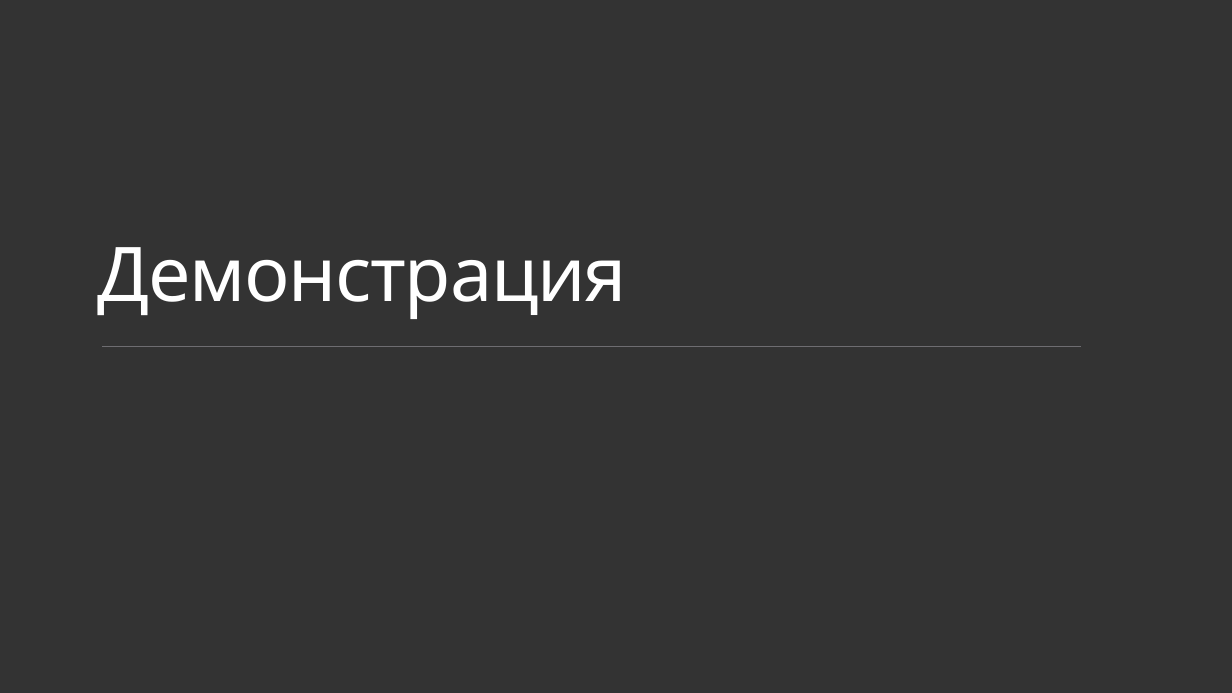
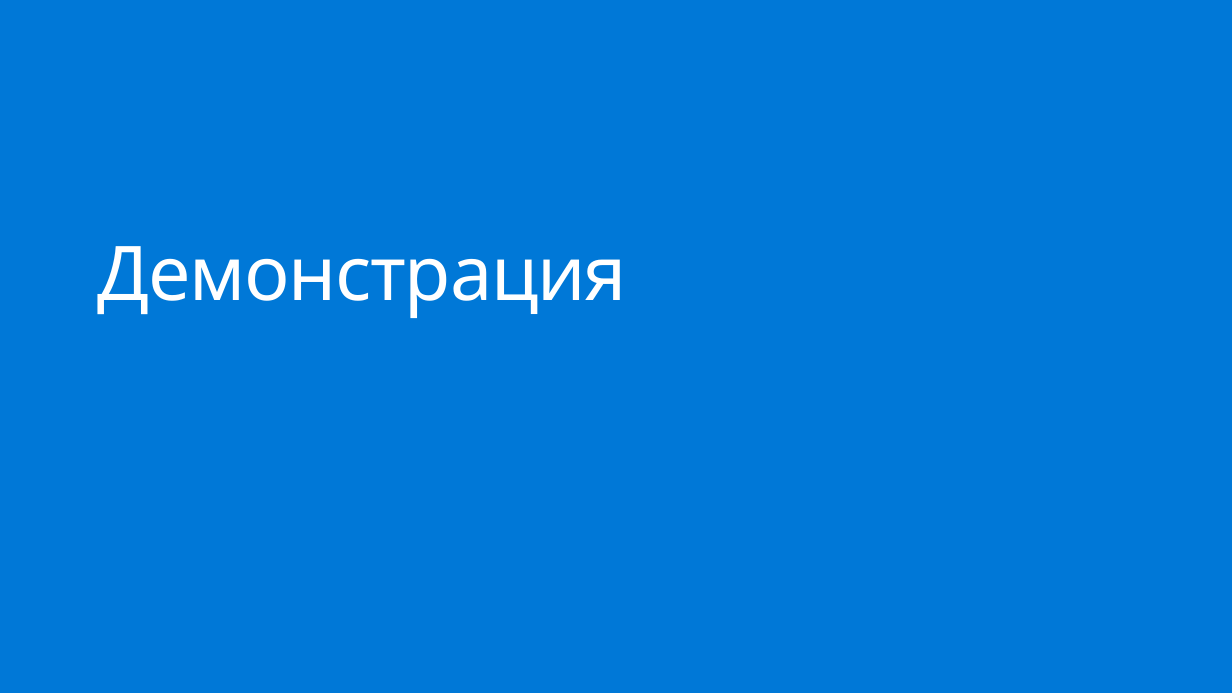
Before and after one commit to evangelism/Win10UWPCourse, a slide deck: slide 19 of 05. Application Lifecycle/5 - Application Lifecycle (RUS).pptx. Drawn at 1232x693 pixels with LibreOffice and Linux fonts; fonts in the diff are those of the drawing. Boxes give left, top, right and bottom in pixels: in the first picture for what was removed or moved away, otherwise in the second. Text is boxed around its words. In the diff, an @@ line names an element or a change of style, - is before the commit and + after.

```diff
--- a/05. Application Lifecycle/5 - Application Lifecycle (RUS).pptx
+++ b/05. Application Lifecycle/5 - Application Lifecycle (RUS).pptx
@@ background #333333 to #0078D7 @@
@@ title "Демонстрация" at bbox=[97, 246, 627, 318]: vertical alignment bottom to top @@
@@ line removed from (103, 347) to (1081, 347) @@
```
Also in this commit, not shown: 11 other slides changed.
